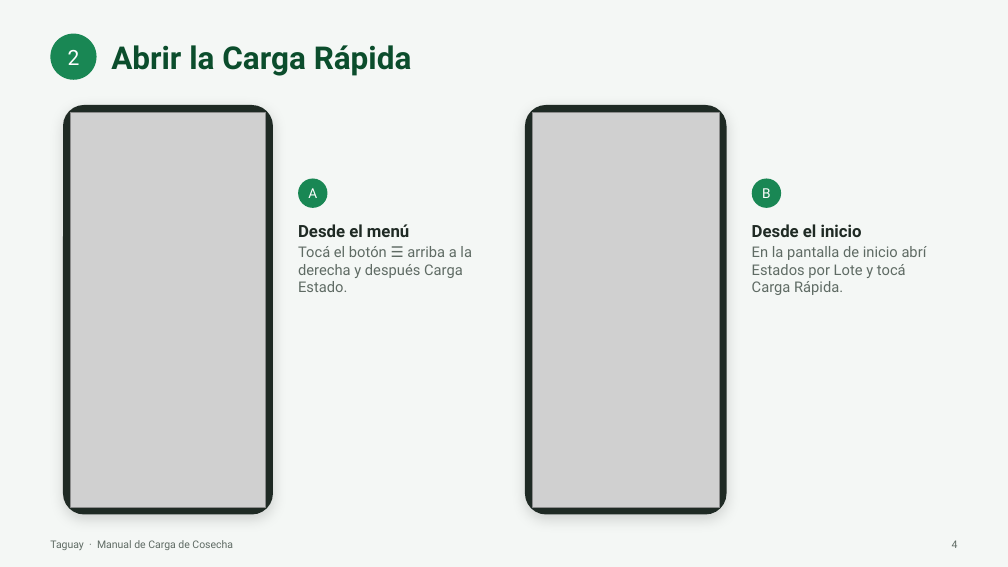
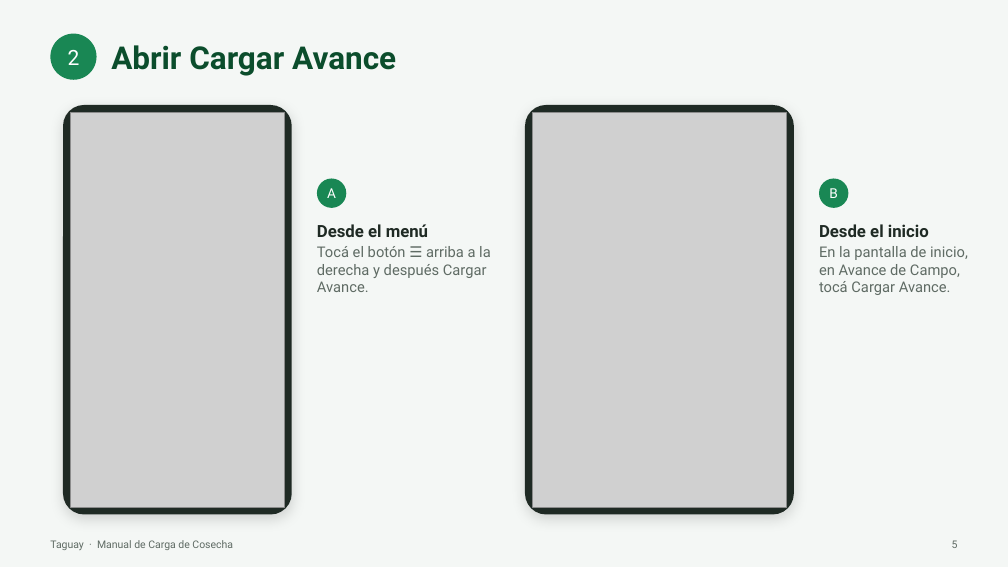
Before and after one commit to gustavogidearg1/Taguay, a slide deck: slide 5 of docs/manual/Manual Carga de Cosecha.pptx (slide 4 before the commit). Drawn at 1008x567 pixels with LibreOffice and Linux fonts; fonts in the diff are those of the drawing; grey boxes stand for pictures. Boxes give left, top, right and bottom in pixels: in the first picture for what was removed or moved away, otherwise in the second. Text is boxed around its words. In the diff, an @@ line names an element or a change of style, - is before the commit and + after.

```diff
--- a/docs/manual/Manual Carga de Cosecha.pptx
+++ b/docs/manual/Manual Carga de Cosecha.pptx
@@ text at (x1=111, y1=45, x2=396, y2=76): text changed @@
-Abrir la Carga Rápida
+Abrir Cargar Avance
@@ rounded rectangle resized from (x1=63, y1=105, x2=273, y2=515) to (x1=63, y1=105, x2=292, y2=515) @@
@@ rounded rectangle at (x1=63, y1=105, x2=292, y2=515): proportions changed @@
@@ picture resized from (x1=70, y1=113, x2=265, y2=507) to (x1=70, y1=113, x2=284, y2=507) @@
@@ rounded rectangle at (x1=525, y1=105, x2=794, y2=515): proportions changed @@
@@ rounded rectangle resized from (x1=525, y1=105, x2=727, y2=515) to (x1=525, y1=105, x2=794, y2=515) @@
@@ picture resized from (x1=532, y1=113, x2=719, y2=507) to (x1=532, y1=113, x2=786, y2=507) @@
@@ ellipse "A" moved from (x1=298, y1=178, x2=327, y2=208) to (x1=317, y1=178, x2=346, y2=208) @@
@@ ellipse "B" moved from (x1=752, y1=178, x2=781, y2=208) to (x1=819, y1=178, x2=848, y2=208) @@
@@ text "Desde el menú" moved from (x1=298, y1=224, x2=472, y2=292) to (x1=317, y1=224, x2=491, y2=292) @@
@@ text "Desde el inicio" moved from (x1=752, y1=224, x2=927, y2=295) to (x1=819, y1=224, x2=968, y2=295) @@
@@ text at (x1=317, y1=246, x2=491, y2=292): text changed @@
-Tocá el botón ☰ arriba a la derecha y después Carga Estado.
+Tocá el botón ☰ arriba a la derecha y después Cargar Avance.
@@ text at (x1=819, y1=246, x2=968, y2=295): text changed @@
-En la pantalla de inicio abrí Estados por Lote y tocá Carga Rápida.
+En la pantalla de inicio, en Avance de Campo, tocá Cargar Avance.
@@ text at (x1=952, y1=540, x2=958, y2=548): text changed @@
-4
+5
```
Also in this commit, not shown: 9 other slides changed, 1 slide added, 10 other files.
